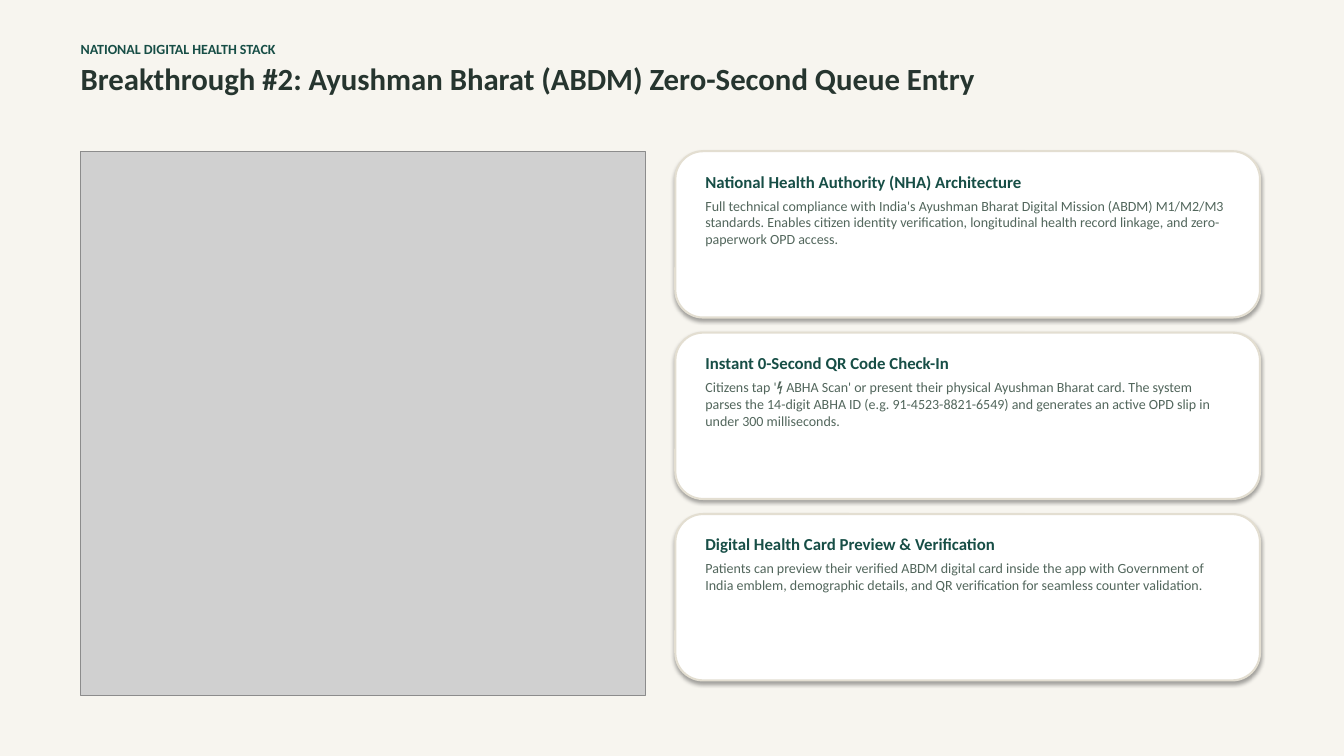
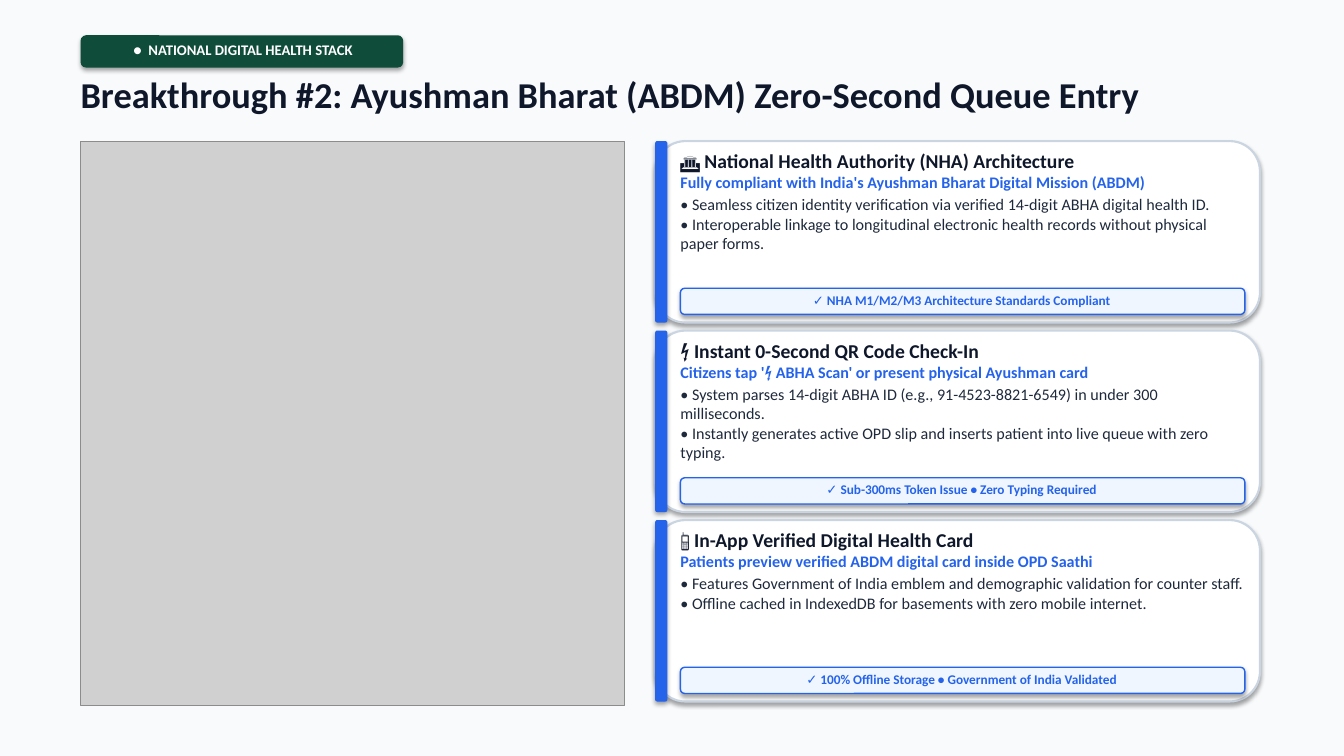
Before and after one commit to NAVANETH7/Hackcache_Hackathon, a slide deck: slide 7 of OPD_Saathi_Championship_Deck.pptx. Drawn at 1344x756 pixels with LibreOffice and Linux fonts; fonts in the diff are those of the drawing; grey boxes stand for pictures. Boxes give left, top, right and bottom in pixels: in the first picture for what was removed or moved away, otherwise in the second. Text is boxed around its words. In the diff, an @@ line names an element or a change of style, - is before the commit and + after.

Commit message:
feat(presentation): overhaul championship pitch deck with high-visibility executive design and zero-overlap typography

```diff
--- a/OPD_Saathi_Championship_Deck.pptx
+++ b/OPD_Saathi_Championship_Deck.pptx
@@ background #F7F5EF to #F8FAFC @@
@@ text at <box>81,45,276,54</box>: paragraph removed @@
-NATIONAL DIGITAL HEALTH STACK
@@ rounded rectangle added at <box>81,35,403,68</box>, fill #0F4C3A, 10.5 pt, text #FFFFFF, bold @@
+● NATIONAL DIGITAL HEALTH STACK
@@ text "Breakthrough #2: Ayushman Bharat (ABDM) ...": place and size @@
-text "Breakthrough #2: Ayushman Bharat (ABDM) ..." at <box>81,45,974,96</box>
+text "Breakthrough #2: Ayushman Bharat (ABDM) ..." at <box>81,81,1139,114</box>
@@ text "Breakthrough #2: Ayushman Bharat (ABDM) ..." at <box>81,81,1139,114</box>: size 22 to 26 pt, text colour #26352F to #0F172A @@
@@ picture: place and size @@
-picture at <box>81,151,645,696</box>
+picture at <box>81,141,625,706</box>
@@ rounded rectangle: place and size @@
-rounded rectangle at <box>676,151,1260,318</box>
+rounded rectangle at <box>655,141,1260,323</box>
@@ rounded rectangle added at <box>655,141,667,323</box>, fill #2563EB @@
@@ text at <box>680,153,1210,252</box>: text changed; size 10 to 11.5 pt; text colour #52665C to #1E293B @@
-National Health Authority (NHA) Architecture
-Full technical compliance with India's Ayushman Bharat Digital Mission (ABDM) M1/M2/M3 standards. Enables citizen identity verification, longitudinal health record linkage, and zero-paperwork OPD access.
+🏛️ National Health Authority (NHA) Architecture
+Fully compliant with India's Ayushman Bharat Digital Mission (ABDM)
+• Seamless citizen identity verification via verified 14-digit ABHA digital health ID.
+• Interoperable linkage to longitudinal electronic health records without physical paper forms.
@@ rounded rectangle added at <box>681,288,1245,315</box>, fill #EFF6FF, outline #2563EB 1 pt, 9.5 pt, text #2563EB, bold @@
+✓ NHA M1/M2/M3 Architecture Standards Compliant
@@ rounded rectangle: place and size @@
-rounded rectangle at <box>676,333,1260,499</box>
+rounded rectangle at <box>655,331,1260,512</box>
@@ rounded rectangle added at <box>655,331,667,512</box>, fill #2563EB @@
@@ text at <box>680,344,1208,461</box>: text changed; size 10 to 11.5 pt; text colour #52665C to #1E293B @@
-Instant 0-Second QR Code Check-In
-Citizens tap '⚡ ABHA Scan' or present their physical Ayushman Bharat card. The system parses the 14-digit ABHA ID (e.g. 91-4523-8821-6549) and generates an active OPD slip in under 300 milliseconds.
+⚡ Instant 0-Second QR Code Check-In
+Citizens tap '⚡ ABHA Scan' or present physical Ayushman card
+• System parses 14-digit ABHA ID (e.g., 91-4523-8821-6549) in under 300 milliseconds.
+• Instantly generates active OPD slip and inserts patient into live queue with zero typing.
@@ rounded rectangle added at <box>681,478,1245,504</box>, fill #EFF6FF, outline #2563EB 1 pt, 9.5 pt, text #2563EB, bold @@
+✓ Sub-300ms Token Issue • Zero Typing Required
@@ outline #E3DED1 1.5 pt to #CBD5E1 1.5 pt in 3 elements at <box>655,141,1260,323</box>, <box>655,331,1260,512</box>, <box>655,520,1260,702</box> @@
@@ rounded rectangle: place and size @@
-rounded rectangle at <box>676,514,1260,681</box>
+rounded rectangle at <box>655,520,1260,702</box>
@@ rounded rectangle added at <box>655,520,667,702</box>, fill #2563EB @@
@@ text at <box>680,533,1242,609</box>: text changed; size 10 to 11.5 pt; text colour #52665C to #1E293B @@
-Digital Health Card Preview & Verification
-Patients can preview their verified ABDM digital card inside the app with Government of India emblem, demographic details, and QR verification for seamless counter validation.
+📱 In-App Verified Digital Health Card
+Patients preview verified ABDM digital card inside OPD Saathi
+• Features Government of India emblem and demographic validation for counter staff.
+• Offline cached in IndexedDB for basements with zero mobile internet.
@@ rounded rectangle added at <box>681,667,1245,694</box>, fill #EFF6FF, outline #2563EB 1 pt, 9.5 pt, text #2563EB, bold @@
+✓ 100% Offline Storage • Government of India Validated
```
Also in this commit, not shown: 14 other slides changed, 2 other files.
